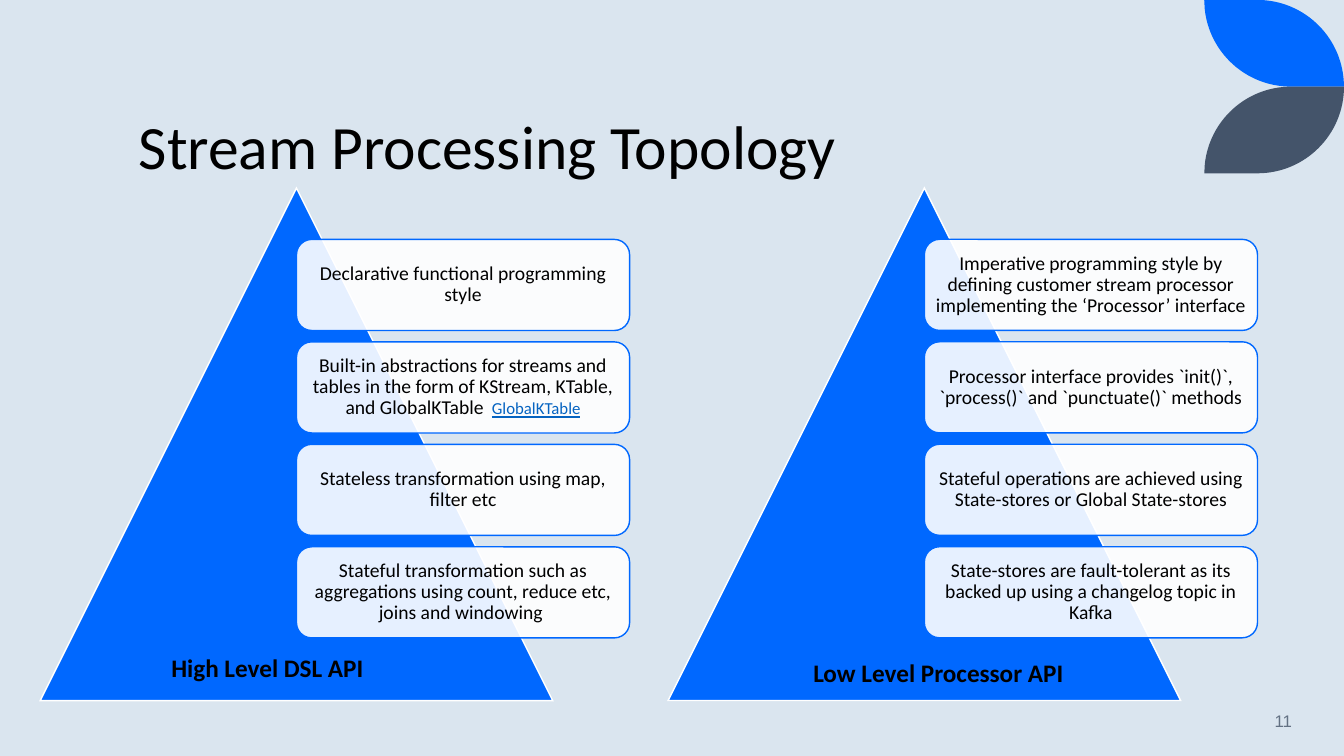
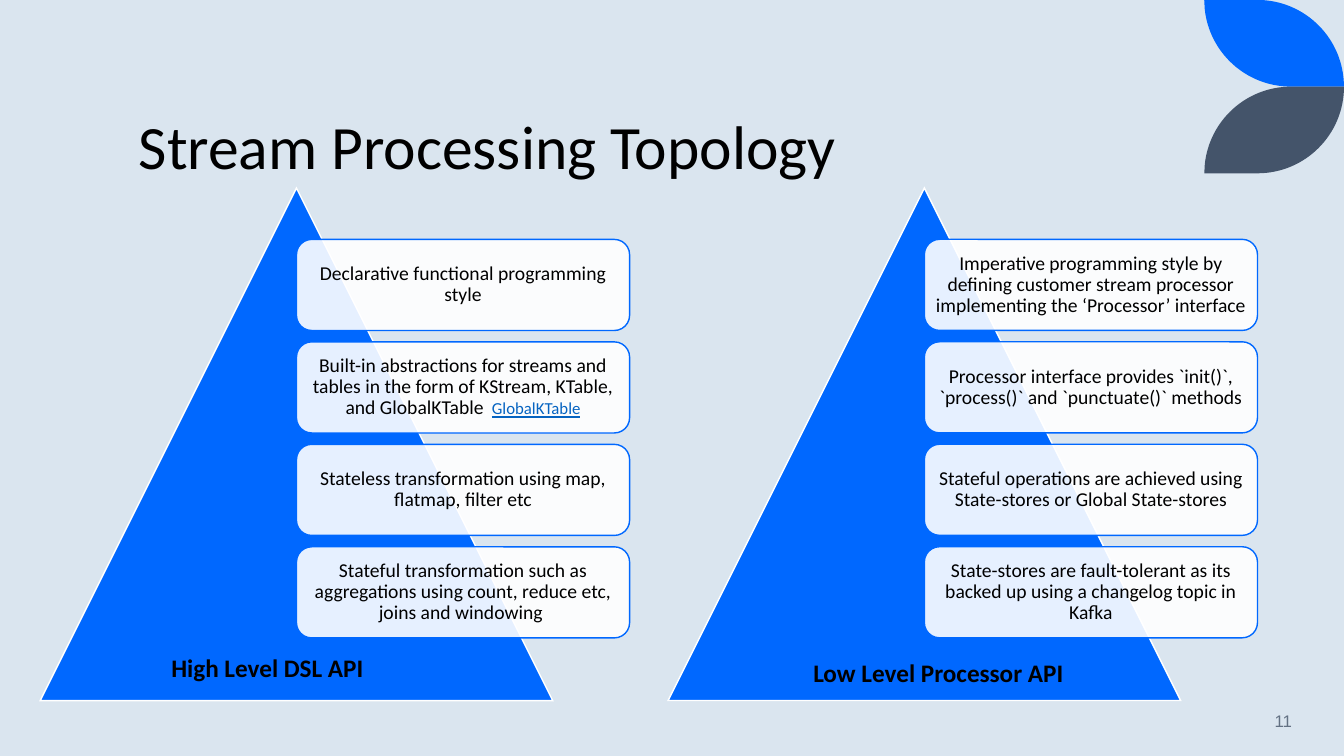
Before and after one commit to hitenny/KafkaStreams, a slide deck: slide 11 of kafka-streams.pptx. Drawn at 1344x756 pixels with LibreOffice and Linux fonts; fonts in the diff are those of the drawing. Boxes give left, top, right and bottom in pixels: in the first picture for what was removed or moved away, otherwise in the second. Text is boxed around its words. In the diff, an @@ line names an element or a change of style, - is before the commit and + after.

```diff
--- a/kafka-streams.pptx
+++ b/kafka-streams.pptx
@@ text at (320, 471, 605, 509): text changed @@
-Stateless transformation using map, filter etc
+Stateless transformation using map, flatmap, filter etc
```
Also in this commit, not shown: 7 other slides changed.
